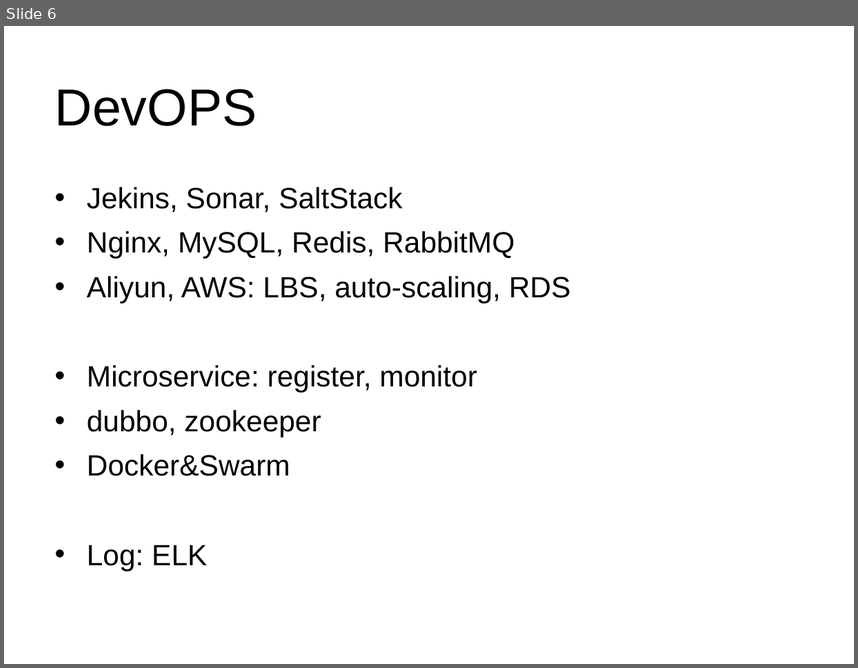
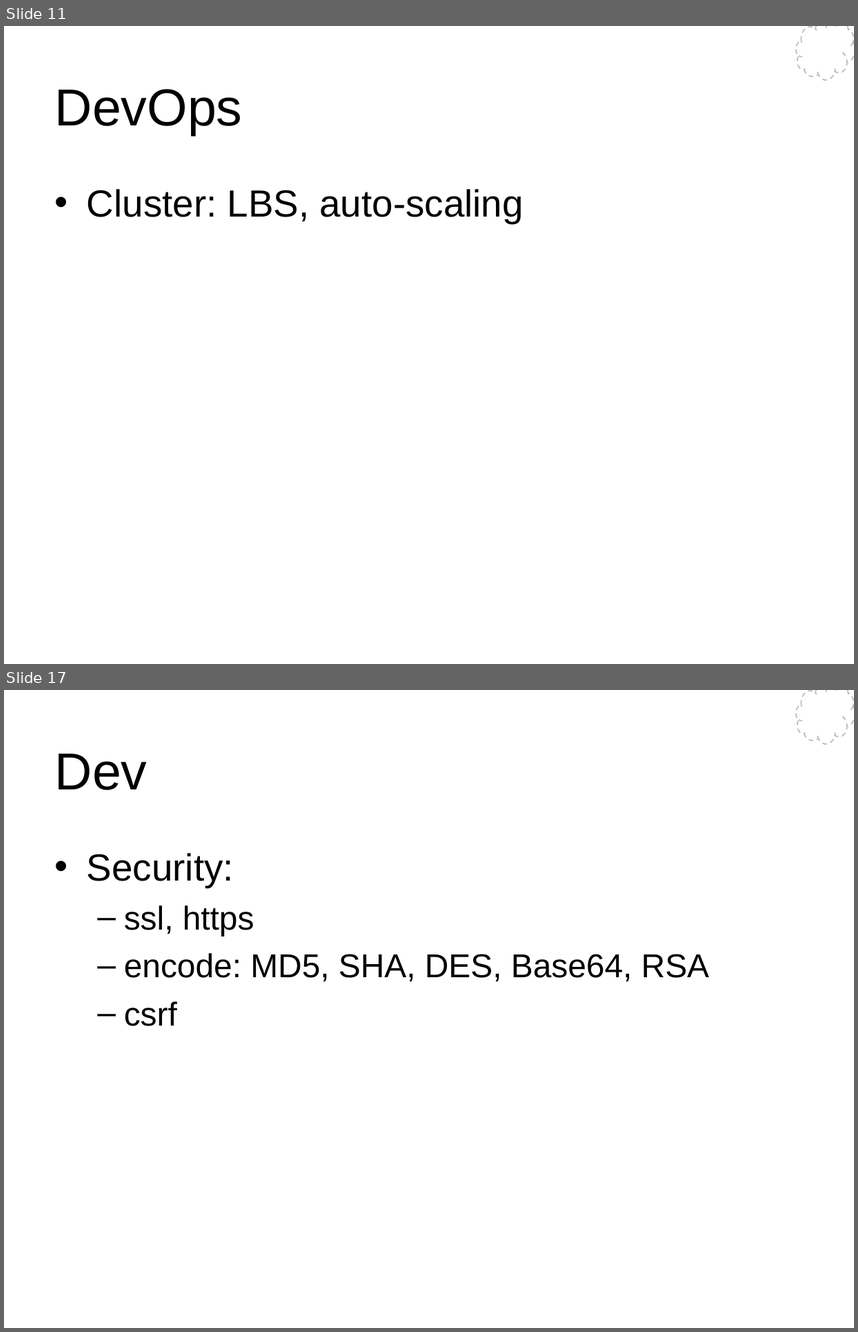
Before and after one commit to Wang-Ray/notes, a slide deck: Architect.ppt. Shown one above the other, each under a label of ours: slide 6 before the commit, slides 11 and 17 after it; the slides between them are not shown. The pictures are 858x668 and 858x1332 pixels, drawn with LibreOffice and Linux fonts; fonts in the diff are those of the drawing; background and template pictures are left out. Boxes give left, top, right and bottom in pixels: in the first picture for what was removed or moved away, otherwise in the second. Text is boxed around its words. In the diff, an @@ line names an element or a change of style, - is before the commit and + after.

```diff
--- a/Architect.ppt
+++ b/Architect.ppt
@@ slide 17 added at bbox=[4, 690, 854, 1328], background #FFFFFF; not listed: 1 template element that a slide beside it also shows @@
@@ title added at bbox=[55, 753, 148, 790], 44 pt, text #000000 @@
+Dev
@@ text added at bbox=[87, 853, 709, 1026], 28 pt, text #000000 @@
+• Security:
+  – ssl, https
+  – encode: MD5, SHA, DES, Base64, RSA
+  – csrf
@@ what was slide 6 is now slide 11 @@
@@ slide 11 changed as well @@
@@ freeform shape added at bbox=[796, 26, 854, 81], fill #FFFFFF, outline #BCBCBC 0.99 pt dashed @@
@@ title at bbox=[55, 89, 243, 135]: text changed @@
-DevOPS
+DevOps
@@ text at bbox=[87, 189, 523, 223]: text changed; size 24.8 to 32 pt @@
-• Jekins, Sonar, SaltStack
-• Nginx, MySQL, Redis, RabbitMQ
-• Aliyun, AWS: LBS, auto-scaling, RDS
-• Microservice: register, monitor
-• dubbo, zookeeper
-• Docker&Swarm
-• Log: ELK
+• Cluster: LBS, auto-scaling
```
Also in this commit, not shown: 3 other slides changed, 25 other slides added, 5 slides removed.
